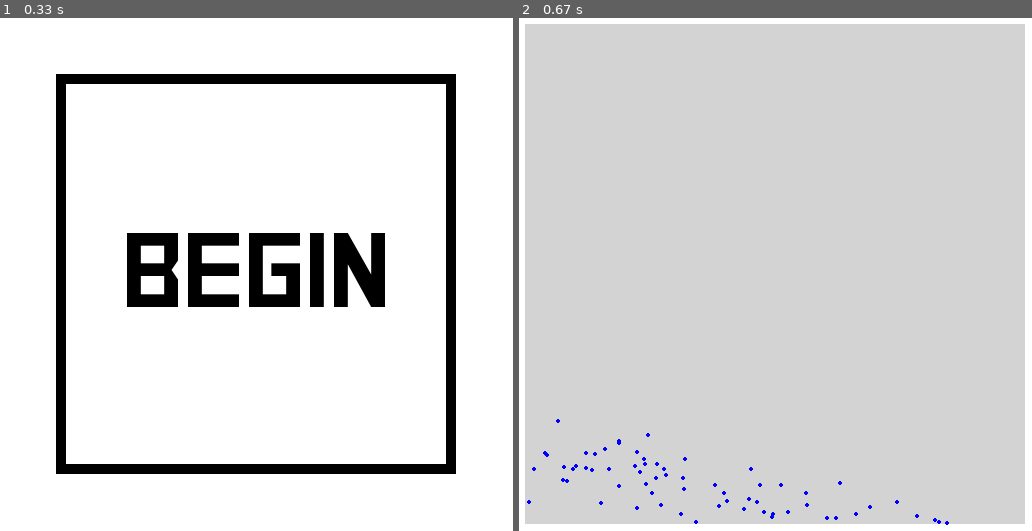
Above: before the commit, frames 1-2 (left to right).
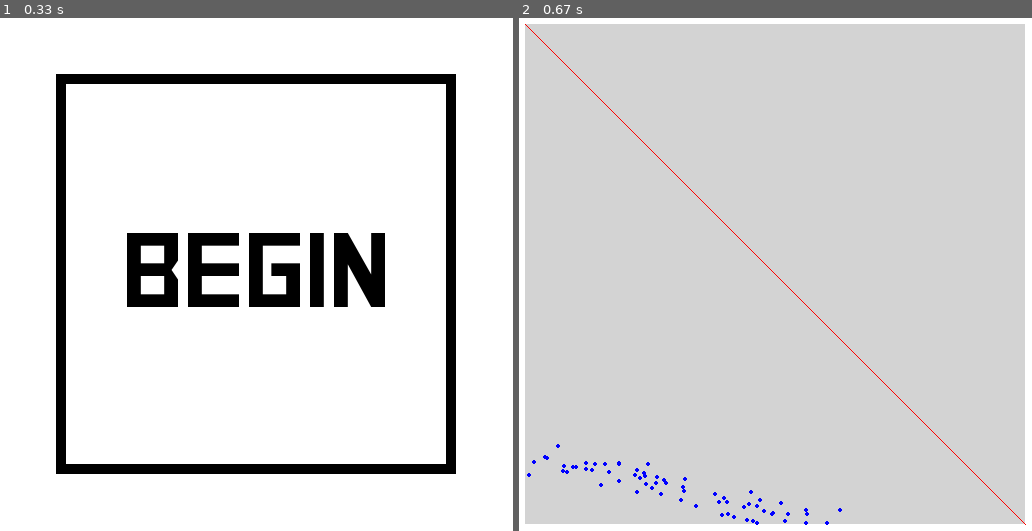
Above: after the commit, the same moments.

Repository: AndyyTaylor/Yr12Major
Game: pygame game, started from main.py
Same seed, same stepped clock (60 frames per second), same inputs: the game is played once before the commit and once after it.
Inputs (mouse positions are in pixels of both pictures, inside the frame that each line leads up to):
- Up to frame 1 (0.33 s): no input
- Up to frame 2 (0.67 s): click (775, 274) at 0.38 s

Frame 1 is identical in both runs. In frame 2, 0.7% of the frame differs, in the area x 1-99%, y 1-99%.

Commit message:
Lots of changes + can render lines on the plot

Diff:
--- a/src/framework/StateRegistry.py
+++ b/src/framework/StateRegistry.py
@@ -7,8 +7,6 @@
         self.all_states = {}
         self.all_groups = {}
         self.state_stack = []
-
-        print("created")
 
     def register(self, state, parent_name):
         self.all_states[state.name] = state
--- /dev/null
+++ b/src/ml/agents/linearregression/LinearRegression.py
@@ -0,0 +1,17 @@
+
+import numpy as np
+
+class LinearRegression():
+
+    def __init__(self):
+        self.params = np.zeros(2)
+        self.params[1] = 1
+
+    def on_update(self):
+        pass
+
+    def on_render(self, screen, plot):
+        plot.renderFunction(screen, self.func)
+
+    def func(self, x):
+        return self.params[1] * x + self.params[0]
--- a/src/ml/environments/lineardataset/MainState.py
+++ b/src/ml/environments/lineardataset/MainState.py
@@ -45,5 +45,5 @@
         # x = random.uniform(self.x_range[0], self.x_range[1])
         # y = random.uniform(self.y_range[0], self.y_range[1])
         x = random.uniform(self.x_range[0], self.x_range[1])
-        y = self.params[1] * x + self.params[0] + np.random.normal(0, 0.05, 1)[0]
+        y = self.params[1] * x + self.params[0] + np.random.normal(0, 0.02, 1)[0]
         return x, y
--- a/src/stategroups/StateGroup.py
+++ b/src/stategroups/StateGroup.py
@@ -21,7 +21,6 @@
             self.parent = StateRegistry.instance().get_group("MasterState")
             self.parent.add_child(self)
 
-        print("created")
 
     def add_child(self, child):
         if not self.children:
@@ -50,7 +49,6 @@
             self.state_stack.pop().on_exit()
 
     def reset_stack(self):
-        print("Resetting Stack")
         self.state_stack.append(self.default)
 
     def get_current_state(self):
--- a/src/states/IntroState.py
+++ b/src/states/IntroState.py
@@ -19,7 +19,7 @@
         print("Intro state entered")
 
     def on_exit(self):
-        print("Intro state exited")
+        pass
 
     def on_update(self, elapsed):
         self.total_time += elapsed
--- a/src/states/Simulation.py
+++ b/src/states/Simulation.py
@@ -2,6 +2,7 @@
 from .AbstractState import State
 
 from ..ml.environments.lineardataset.MainState import MainState as Environment
+from ..ml.agents.linearregression.LinearRegression import LinearRegression as Agent
 
 class Simulation(State):
     " A "
@@ -12,6 +13,7 @@
         self.total_time = 0
 
         self.environment = Environment()
+        self.agent = Agent()
 
     def on_init(self):
         print("Application started.")
@@ -20,16 +22,17 @@
         print("Application closed.")
 
     def on_enter(self):
-        print("Intro state entered")
+        pass
 
     def on_exit(self):
-        print("Intro state exited")
+        pass
 
     def on_update(self, elapsed):
         pass
 
     def on_render(self, screen):
         self.environment.on_render(screen)
+        self.agent.on_render(screen, self.environment.plot)
 
     def on_mouse_down(self, pos):
         pass
--- a/src/ui/Plot.py
+++ b/src/ui/Plot.py
@@ -26,3 +26,17 @@
         x = (x - self.x_range[0]) * (self.w / (self.x_range[1] - self.x_range[0])) + self.x
         y = (y - self.x_range[0]) * (self.w / (self.y_range[1] - self.y_range[0])) + self.y
         return int(x), int(y)
+
+    def renderFunction(self, screen, func):
+        prev_point = None
+        for xx in self.frange(self.x_range[0], self.x_range[1], 0.1):
+            new_point = self.adjust((xx, func(xx)))
+            if prev_point:
+                pygame.draw.line(screen, config.RED, prev_point, new_point)
+            prev_point = new_point
+
+    def frange(self, start, stop, step):
+        i = start
+        while i < stop:
+            yield i
+            i += step
